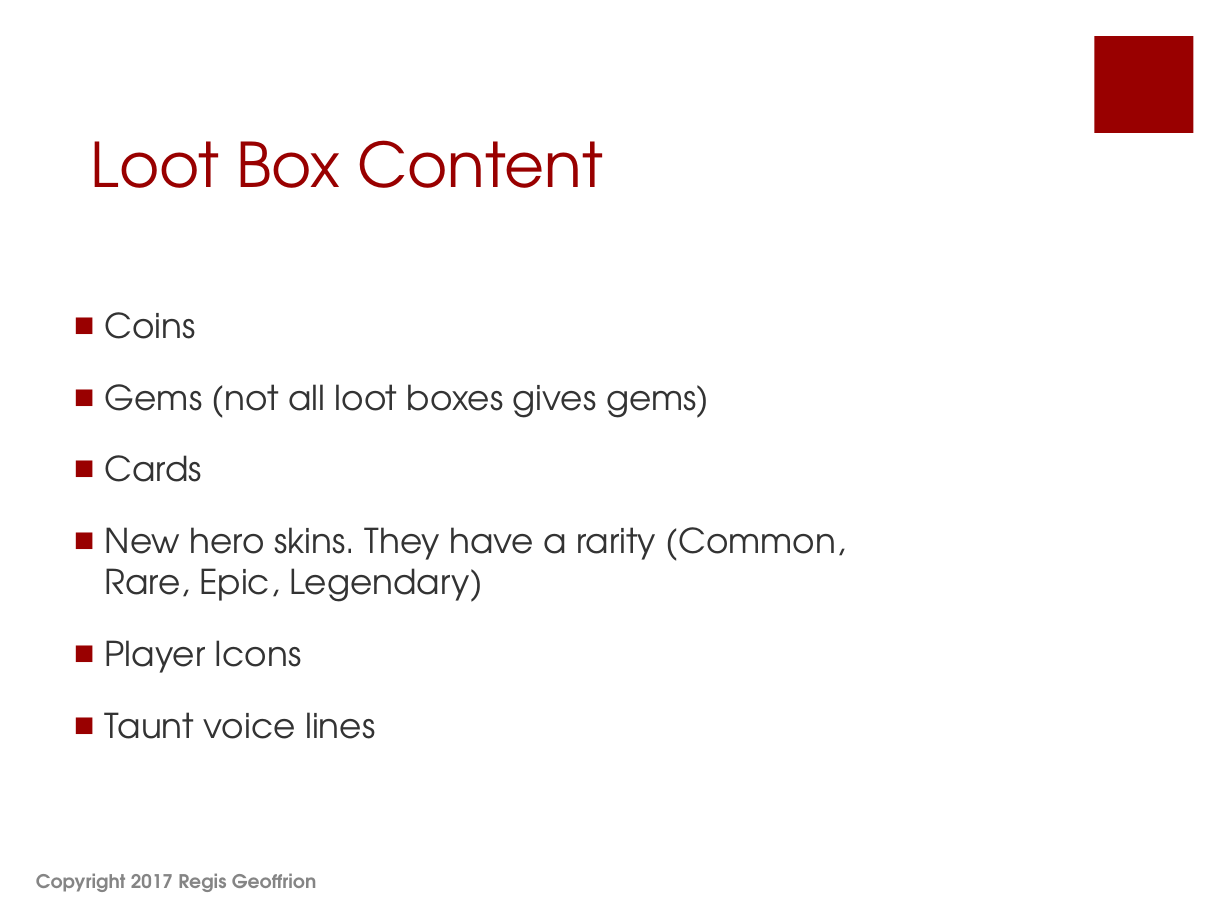
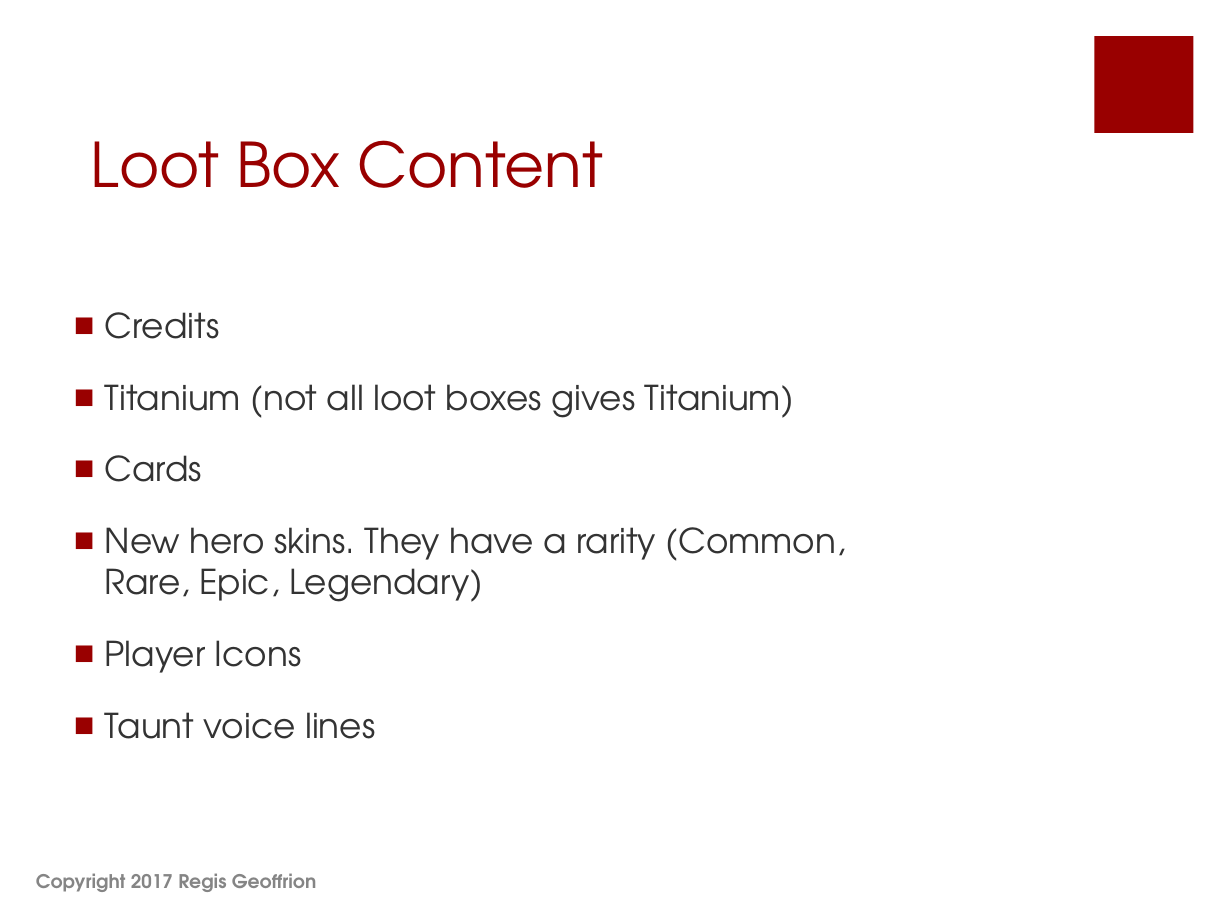
Before and after one commit to shahbazGamedev/Hero-s-Run, a slide deck: slide 51 of Documents/Earth Alone.pptx. Drawn at 1232x924 pixels with LibreOffice and Linux fonts; fonts in the diff are those of the drawing. Boxes give left, top, right and bottom in pixels: in the first picture for what was removed or moved away, otherwise in the second. Text is boxed around its words. In the diff, an @@ line names an element or a change of style, - is before the commit and + after.

```diff
--- a/Documents/Earth Alone.pptx
+++ b/Documents/Earth Alone.pptx
@@ text at (105,312,794,418): text changed @@
-■ Coins
-■ Gems (not all loot boxes gives gems)
+■ Credits
+■ Titanium (not all loot boxes gives Titanium)
```
Also in this commit, not shown: 6 other slides changed.
